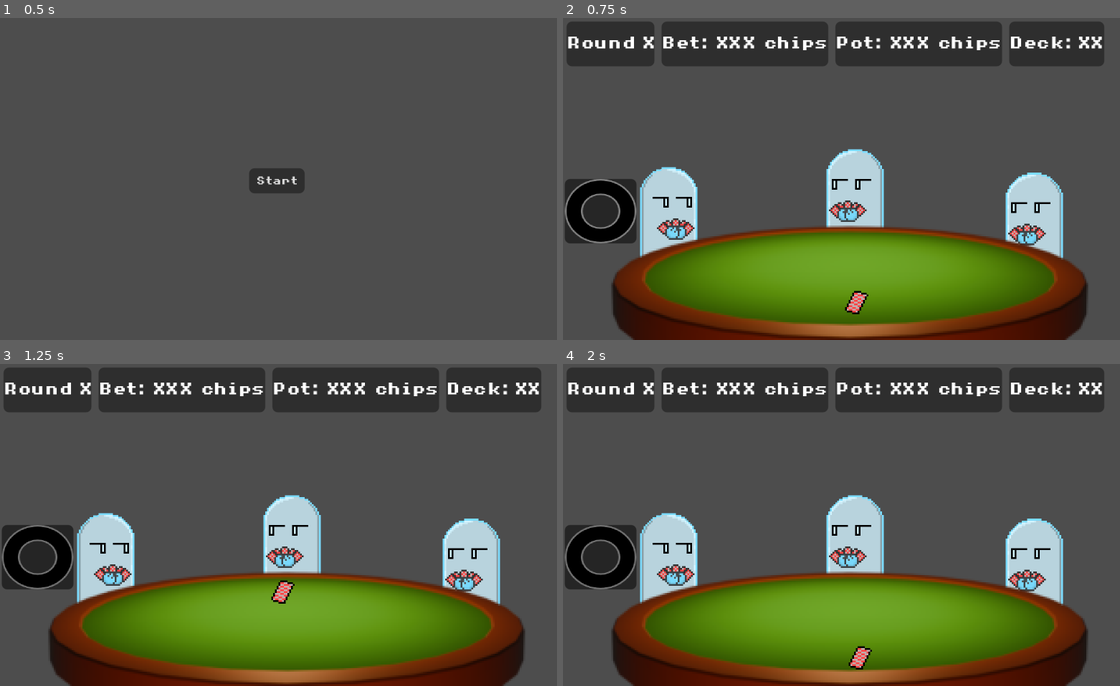
Above: before the commit, frames 1-4 (two rows, left to right).
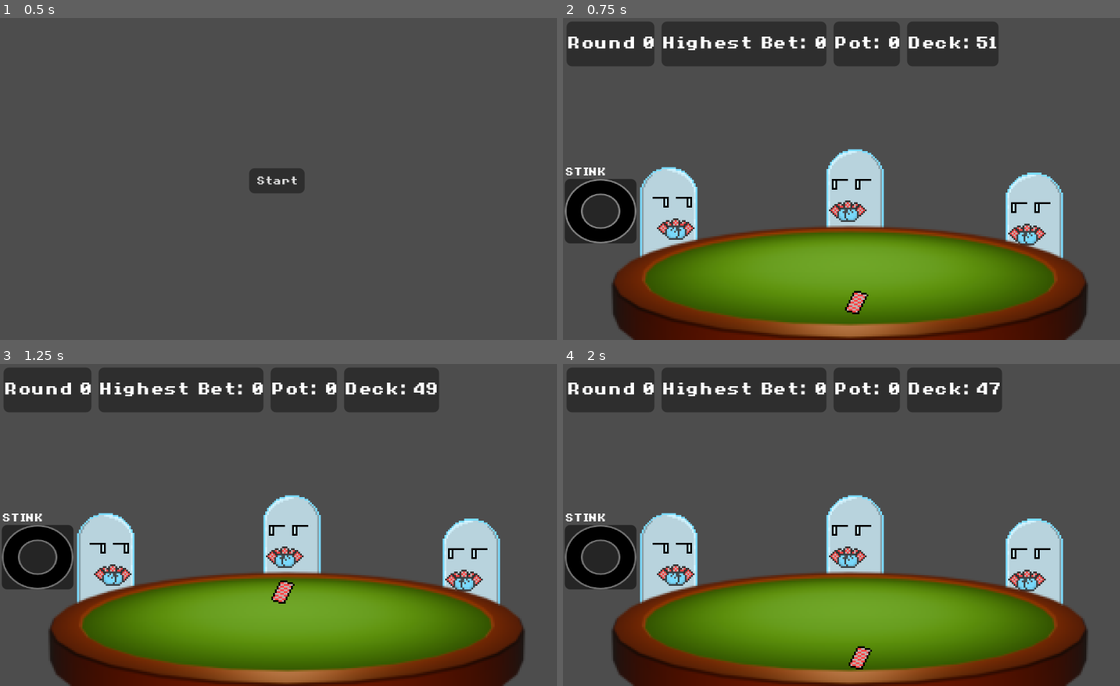
Above: after the commit, the same moments.

Repository: tofimega/ghost-poker
Game: Godot game, scene res://scenes/title_menu/hud/title_menu_hud.tscn
Same seed, same stepped clock (60 frames per second), same inputs: the game is played once before the commit and once after it.
Inputs (mouse positions are in pixels of both pictures, inside the frame that each line leads up to):
- Up to frame 1 (0.5 s): no input
- Up to frame 2 (0.75 s): click "Start" at 0.5 s
- Up to frame 3 (1.25 s): no input
- Up to frame 4 (2 s): move the mouse to (975, 508) at 1.27 s

Frame 1 is identical in both runs. In frame 2, 3.9% of the frame differs, in the area x 0-98%, y 1-49%; in frame 3, 3.8%; in frame 4, 3.9%.

Commit message:
this is it it think

Diff:
--- a/scenes/game_scene/game_scene.gd
+++ b/scenes/game_scene/game_scene.gd
@@ -113,17 +113,17 @@
 
 
 func _playback_showdown(action: LShowdownAction)->void:
-	get_tree().create_timer(DISPLAY_TIME).timeout.connect(_next_action.emit, CONNECT_ONE_SHOT)
+	hud.display_finished.connect(_next_action.emit, CONNECT_ONE_SHOT)
 	hud.display_info("Showdown!", DISPLAY_TIME)
 
 
 func _playback_over(action: LOverAction)->void:
-	get_tree().create_timer(DISPLAY_TIME).timeout.connect(_game_over, CONNECT_ONE_SHOT)
-	hud.display_info(str(action), DISPLAY_TIME)
+	hud.display_finished.connect(_game_over, CONNECT_ONE_SHOT)
+	hud.display_info(str(action._result), DISPLAY_TIME)
 
 
 func _playback_round(action: LNewRoundAction)->void:
-	get_tree().create_timer(DISPLAY_TIME).timeout.connect(_next_action.emit, CONNECT_ONE_SHOT)
+	hud.display_finished.connect(_next_action.emit, CONNECT_ONE_SHOT)
 	hud.display_info("Round "+str(action.player), DISPLAY_TIME)
 
 
@@ -145,7 +145,7 @@
 
 func _playback_bet(action: LBetAction)->void:
 	if action.player==0:
-		get_tree().create_timer(DISPLAY_TIME).timeout.connect(_next_action.emit, CONNECT_ONE_SHOT)
+		hud.display_finished.connect(_next_action.emit, CONNECT_ONE_SHOT)
 		hud.display_info(str(action.bet), DISPLAY_TIME)
 		return
 
@@ -179,7 +179,7 @@
 	match action.name:
 		Cheat.Type.CLAIRVOYANCE, Cheat.Type.STINK:
 			if action.target == 0:
-				get_tree().create_timer(DISPLAY_TIME).timeout.connect(_next_action.emit, CONNECT_ONE_SHOT)
+				hud.display_finished.connect(_next_action.emit, CONNECT_ONE_SHOT)
 				hud.display_info("ow", DISPLAY_TIME)
 			else:
 				var sprite: GhostSprite = get_sprite(action.target)
@@ -204,6 +204,8 @@
 	const duration :float = 0.3
 
 	card_back.visible=true
+	hud.deck_size-=1
+	hud.set_deck()
 	move_tween.tween_property(card_back, "global_position", markers[player].global_position, duration)\
 	.set_ease(ease_type).set_trans(transition_type)
 
--- a/scenes/hud/hud.gd
+++ b/scenes/hud/hud.gd
@@ -19,6 +19,7 @@
 
 const CARD_HUD: PackedScene = preload("res://scenes/hud/card_hud/card_hud.tscn")
 
+signal display_finished
 
 func _ready() -> void:
 	animation_player.play("RESET")
@@ -60,11 +61,18 @@
 	bet_label.visible=true
 	await get_tree().create_timer(time).timeout
 	bet_label.visible=false
+	display_finished.emit()
 
+
+var deck_size: int
+
+func set_deck()->void:
+	deck.text="Deck: "+str(deck_size)
 
 func update()->void:
 	pool.text="Pot: "+str(PokerEngine.pool)
-	deck.text="Deck: "+str(PokerEngine.deck.size())
+	deck_size=PokerEngine.deck.size()
+	set_deck()
 	highest_bet.text="Highest Bet: "+str(PokerEngine.highest_bet)
 	round.text="Round "+str(PokerEngine.current_turn)
 	pow.modulate_progress(PokerEngine.get_player(0).cheat.charge)
--- a/scenes/hud/hud_new.tscn
+++ b/scenes/hud/hud_new.tscn
@@ -347,6 +347,7 @@
 text = "XXXXXXXX"
 horizontal_alignment = 1
 vertical_alignment = 1
+autowrap_mode = 3
 
 [node name="Showdown" type="Label" parent="." unique_id=802741447]
 layout_mode = 0
--- a/scenes/sprites/ghost_animation.gd
+++ b/scenes/sprites/ghost_animation.gd
@@ -34,11 +34,13 @@
 
 
 func do_action(action: ActionMode)->void:
+	assert(current_state == AnimationState.IDLE)
 	current_state = AnimationState.ACTION
 	_play("RESET")
 	match action:
 		ActionMode.BET_DEFAULT: _play("bet")
 		ActionMode.BET_ALL_IN: _play("all_in")
+		ActionMode.BET_FROZEN: _play("bet")
 		ActionMode.BET_FOLD: _play("fold")
 		ActionMode.CHEAT: _play("bet")
 		ActionMode.HURT: _play("flinch")
@@ -47,15 +49,16 @@
 
 func _on_animation_finished(anim_name: StringName) -> void:
 	if anim_name == "RESET": return
-	if current_state==AnimationState.ACTION:
-		current_state=AnimationState.IDLE
-		action_finished.emit()
+	var from_action: bool = false
+	if current_state==AnimationState.ACTION: from_action = true
+	current_state=AnimationState.IDLE
+
 
 	if idle_mode == IdleMode.FOLD: return
 	if anim_name == "idle_all_in_start": return
 
 	_back_to_idle()
-
+	if from_action: action_finished.emit()
 
 
 func _play(anim_name: StringName)->void:
--- a/scripts/poker_engine.gd
+++ b/scripts/poker_engine.gd
@@ -27,7 +27,6 @@
 var game_state: GameState=GameState.CLOSED
 var current_turn: int=-1
 
-
 var _turn_queue: Array[Player] = []
 var empty_deck_flag: bool=false
 
@@ -35,13 +34,10 @@
 var player_bets_noclear: Dictionary[int, Bet]
 var highest_bet: int = 0
 
-
 var cheats: Array[Cheat] = []
 
 var action_log: Array[LoggedAction] = []
 
-func _ready()->void:
-	pass
 
 enum NextStep {
 	NEW_ROUND,
@@ -76,7 +72,7 @@
 func _end_game_showdown()->GameResult:
 	GlobalLogger.log_text("Showdown!")
 	_push_action(LShowdownAction.new())
-	deal_cards(deck.size())
+	deal_cards(deck.size(), false)
 	var winning_hand: Ranking = players.values().reduce(func(acc: Ranking, player: Player):
 		if !player.in_game: return acc
 		var rank: Ranking=rank_hand(player.hand)
@@ -107,15 +103,24 @@
 	_push_action(LOverAction.new(result))
 	return result
 
-func deal_cards(count: int)->void:
+
+func refill_deck()->void:
+	for i in Card.Suit.size():
+		for j in Card.Rank.size():
+			deck.append(Card.new(i,j))
+
+
+func deal_cards(count: int, refill: bool=true)->void:
+	var p: Array[Player] = players.values().filter(func (f: Player)->bool: return f.in_game)
+	var c: int = 0
 	for i in count:
-		for player: Player in players.values():
-			if !player.in_game: return
+		for player: Player in p:
 			if deck.is_empty():
-				#deck_empty.emit()
-				return
+				if refill: refill_deck()
+				else: break
+			c+=1
 			player.hand.append(deck.pop_back())
-	_push_action(LDealCardAction.new(count))
+	_push_action(LDealCardAction.new(c/p.size()))
 
 
 func current_player_count()->int:
@@ -152,9 +157,11 @@
 
 
 func _process_round()->void:
-	assert(!_turn_queue.is_empty())
-	_process_queue()
-	if _turn_queue.is_empty():
+
+	if _process_queue():
+		FrontendManager.front_end_updated.connect(_process_round, CONNECT_ONE_SHOT)
+		FrontendManager.get_game_scene().update_scene_state(action_log)
+	else:
 		_final_bet()
 		var next_step: NextStep = _next_step()
 		match next_step:
@@ -168,8 +175,7 @@
 				_end_game_eliminated()
 				FrontendManager.get_game_scene().update_scene_state(action_log, false)
 		return
-	FrontendManager.front_end_updated.connect(_process_round, CONNECT_ONE_SHOT)
-	FrontendManager.get_game_scene().update_scene_state(action_log)
+
 
 
 func handle_user_input(user_bet: Bet)->void:
@@ -183,12 +189,13 @@
 	GlobalLogger.log_text("New action: "+ str(a))
 
 
-func _process_queue()->void:
+func _process_queue()->bool:
 	while !_turn_queue.is_empty():
 		var player: Player = _turn_queue.pop_front()
 		assert(_can_player_move(player))
-		if player.controller.is_human(): return #func outside handles front-end stuff, front-end plays animations of computer moves (sent via queue), takes user input, handles bet, signals back, back-end calls function again
+		if player.controller.is_human(): return true #func outside handles front-end stuff, front-end plays animations of computer moves (sent via queue), takes user input, handles bet, signals back, back-end calls function again
 		_handle_player_bet(player)
+	return false
 
 
 func _final_bet()->void:
@@ -273,9 +280,7 @@
 	GlobalLogger.log_text("Initializing game state...")
 	current_turn=0
 	GlobalLogger.log_text("Turn count initialized")
-	for i in Card.Suit.size():
-		for j in Card.Rank.size():
-			deck.append(Card.new(i,j))
+	refill_deck()
 	empty_deck_flag=false
 	action_log.clear()
 	GlobalLogger.log_text("Deck created")
@@ -294,7 +299,7 @@
 		players[i].controller = PlayerController.new(players[i]) if i !=0 else UserPlayerController.new(players[i])
 		players[i].cheat = cheats[i]
 		cheats[i].player=i
-
+	FrontendManager.new_info.emit()
 	deal_cards(STARING_HAND_SIZE)
 	for p: Player in players.values():
 
@@ -305,6 +310,7 @@
 
 	game_state=GameState.RUNNING
 	GlobalLogger.log_text("Game Opened")
+
 
 
 func new_game()->void:
